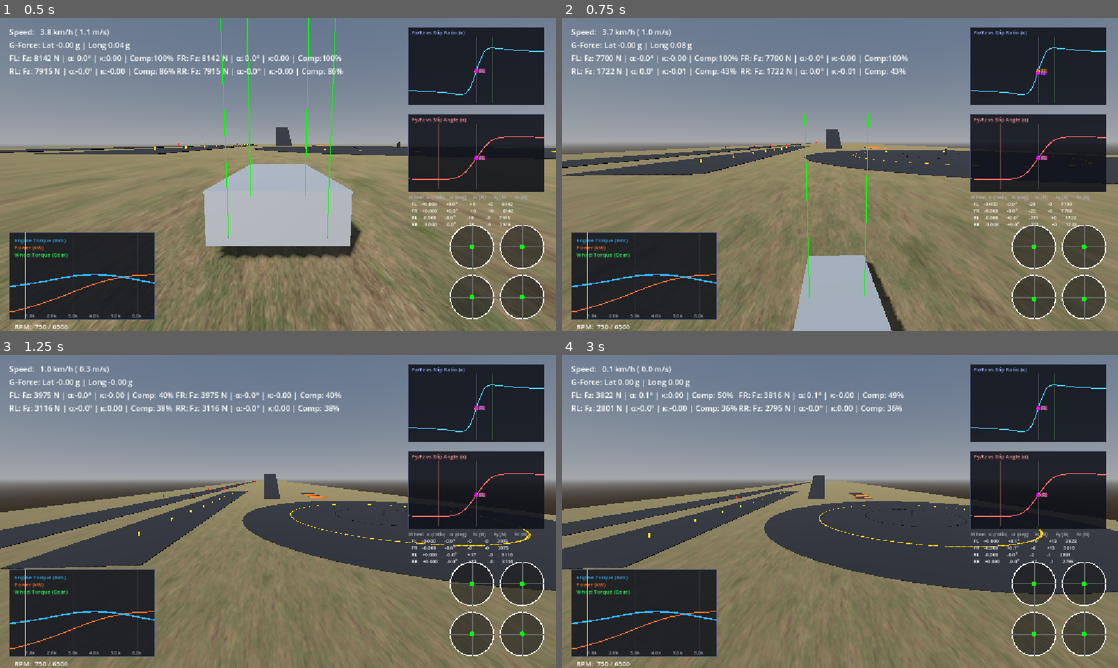
Above: before the commit, frames 1-4 (two rows, left to right).
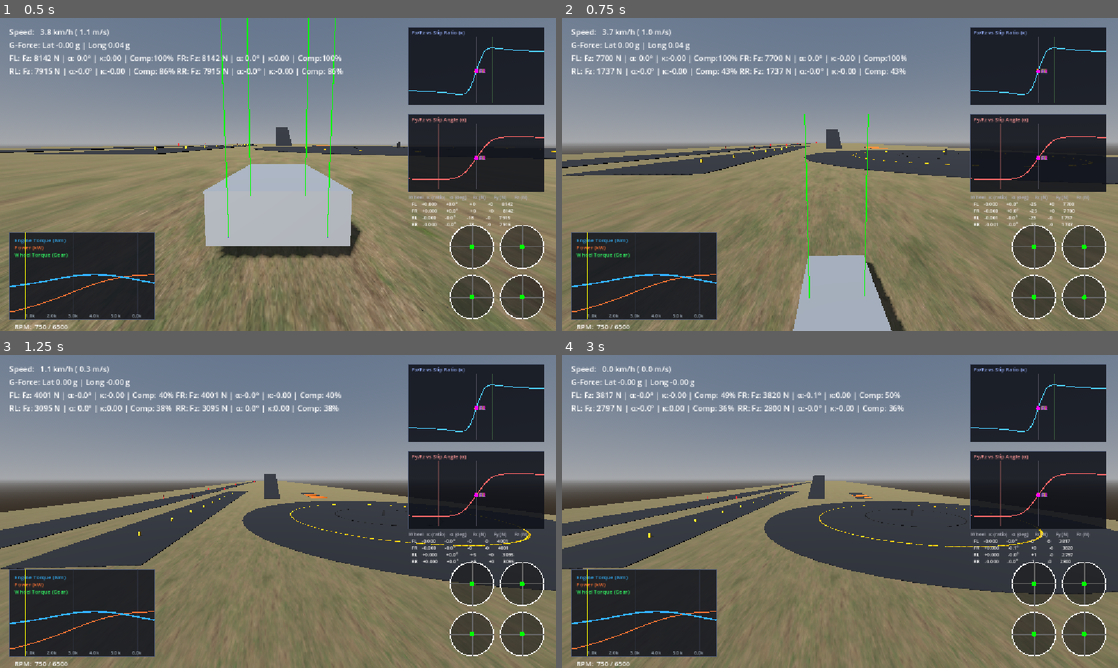
Above: after the commit, the same moments.

Repository: RealAbdurRehman/grounded
Game: Godot game, scene res://scenes/world/world.tscn
Two runs of this game, one before a commit and one after it. Both use one fixed random seed, a clock stepped at 60 frames per second and the inputs below.
Inputs (mouse positions are in pixels of both pictures, inside the frame that each line leads up to):
- Up to frame 1 (0.5 s): no input
- Up to frame 2 (0.75 s): tap Enter at 0.5 s; move the mouse to (867, 174) at 0.52 s; hold E (gear_up) from 0.53 s (still down); hold V (camera_mode) from 0.53 s (still down); click (867, 174) at 0.67 s
- Up to frame 3 (1.25 s): keep holding E (gear_up); keep holding V (camera_mode)
- Up to frame 4 (3 s): release E (gear_up) at 1.25 s; release V (camera_mode) at 1.25 s; drag from (728, 527) to (812, 574) at 1.27 s; move the mouse to (895, 442) at 2.02 s; hold D (steer_right) 2.03-2.75 s; tap M (toggle_transmission) at 2.1 s; drag from (812, 574) to (673, 464) at 2.77 s

Frame 1 is identical in both runs. In frame 2, 1.1% of the frame differs, in the area x 7-95%, y 7-91%; in frame 3, 0.7%; in frame 4, 1.5%, in the area x 7-93%, y 3-67%.

Commit message:
Change default transmission type to manual

Diff:
--- a/scripts/vehicle/drivetrain.gd
+++ b/scripts/vehicle/drivetrain.gd
@@ -8,7 +8,7 @@
 
 @export var config: DrivetrainConfig
 
-@export var transmission_type: TransmissionType = TransmissionType.AUTOMATIC
+@export var transmission_type: TransmissionType = TransmissionType.MANUAL_SEQUENTIAL
 
 var is_shifting: bool = false
 
